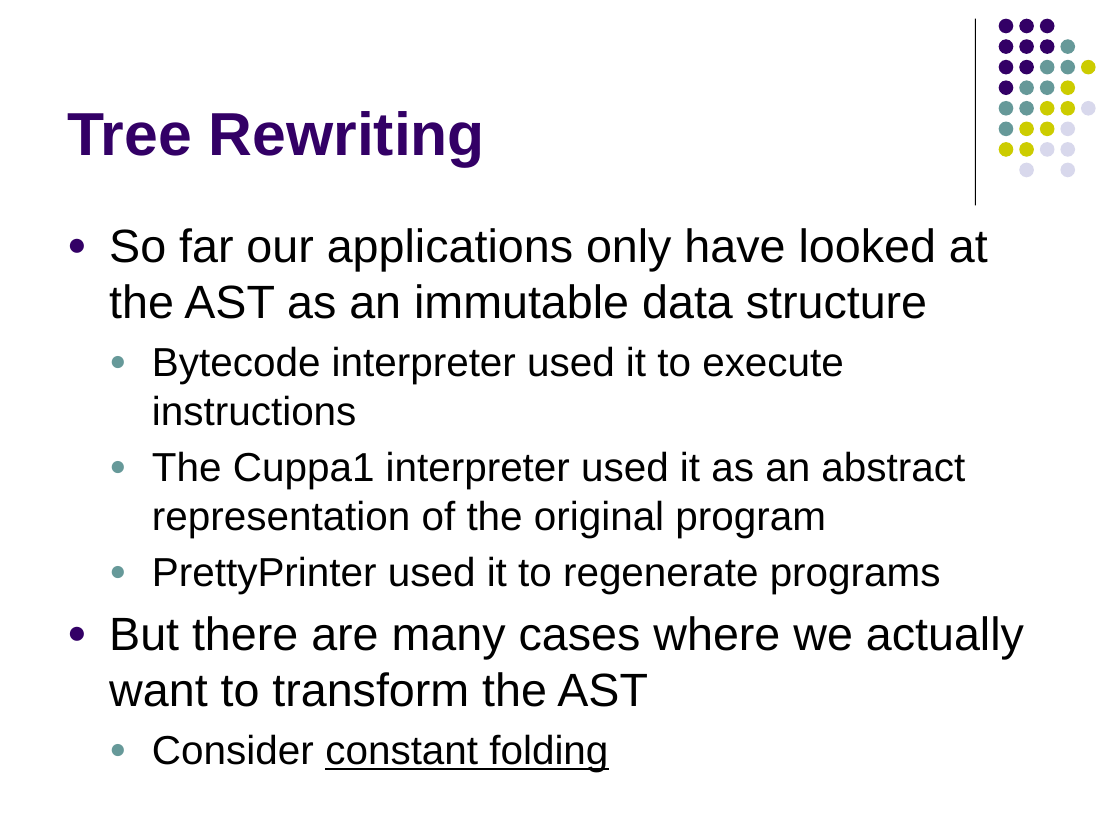
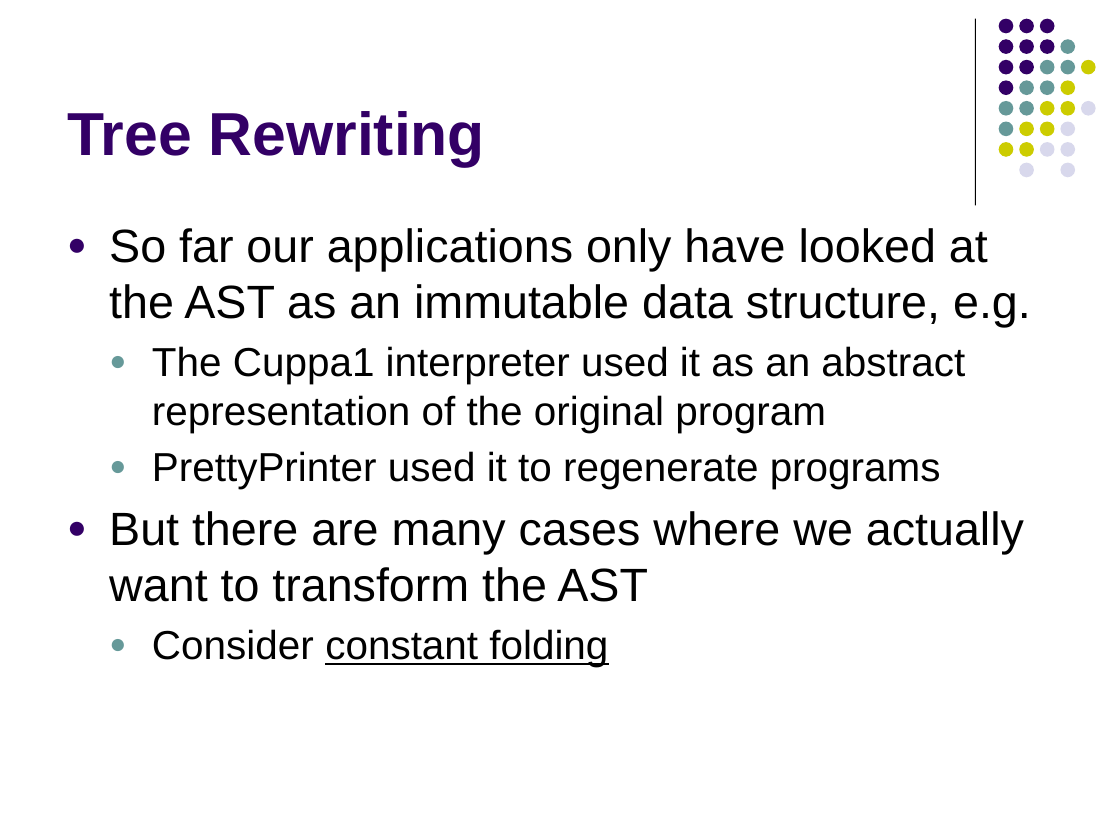
Before and after one commit to lutzhamel/CSC402, a slide deck: slide 4 of notes/csc402-ln008.pptx (slide 3 before the commit). Drawn at 1120x840 pixels with LibreOffice and Linux fonts; fonts in the diff are those of the drawing. Boxes give left, top, right and bottom in pixels: in the first picture for what was removed or moved away, otherwise in the second. Text is boxed around its words. In the diff, an @@ line names an element or a change of style, - is before the commit and + after.

```diff
--- a/notes/csc402-ln008.pptx
+++ b/notes/csc402-ln008.pptx
@@ text at [109,228,1031,328]: text changed @@
-● So far our applications only have looked at the AST as an immutable data structure
-  ● Bytecode interpreter used it to execute instructions
+● So far our applications only have looked at the AST as an immutable data structure, e.g.
```
Also in this commit, not shown: 2 other slides changed, 1 slide added, 1 other file.
